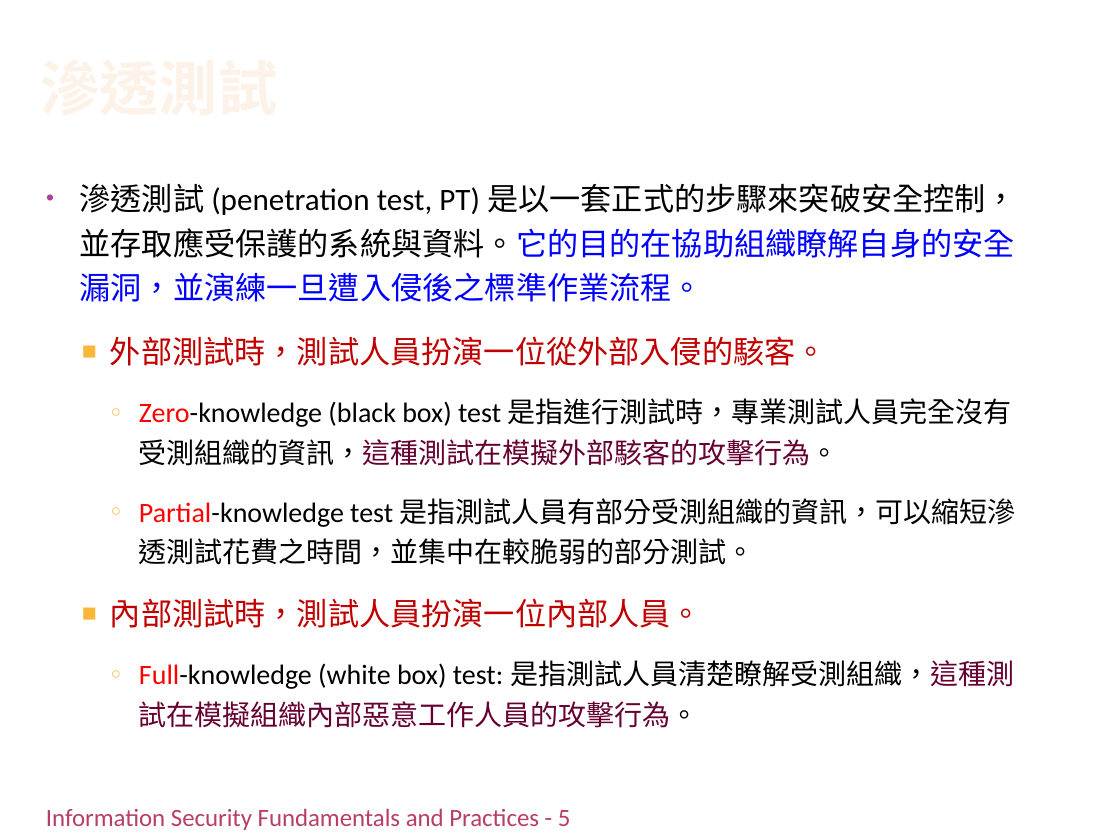
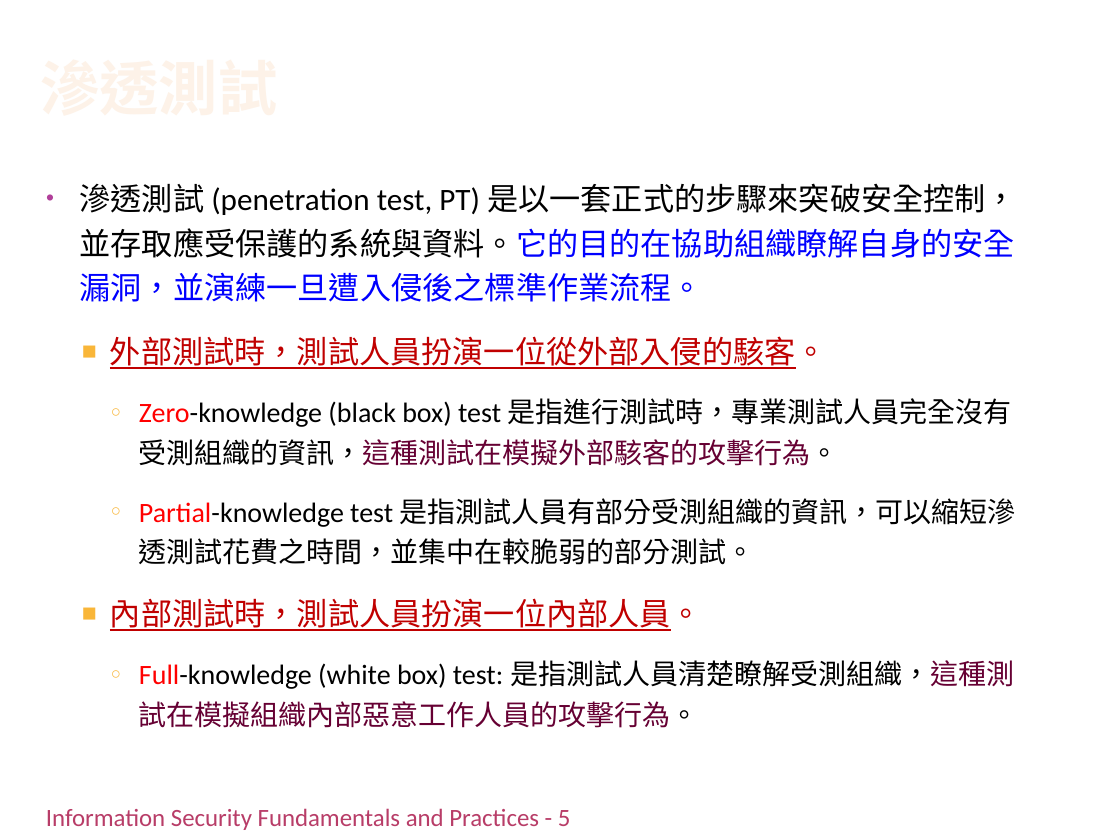
Before and after one commit to chih-chengwu/Information-Security-Markdown, a slide deck: slide 38 of 副本/Ch4_認證授權與存取控制(潘天佑的第5章).pptx. Drawn at 1120x840 pixels with LibreOffice and Linux fonts; fonts in the diff are those of the drawing; background and template pictures are left out. Boxes give left, top, right and bottom in pixels: in the first picture for what was removed or moved away, otherwise in the second. Text is boxed around its words. In the diff, an @@ line names an element or a change of style, - is before the commit and + after.

```diff
--- a/副本/Ch4_認證授權與存取控制(潘天佑的第5章).pptx
+++ b/副本/Ch4_認證授權與存取控制(潘天佑的第5章).pptx
@@ text at [110,336,827,631]: underline on in "外部測試時，測試人員扮演一位從外部入侵的駭客。", "內部測試時，測試人員扮演一位內部人員。" @@
```
Also in this commit, not shown: 16 other slides changed.
